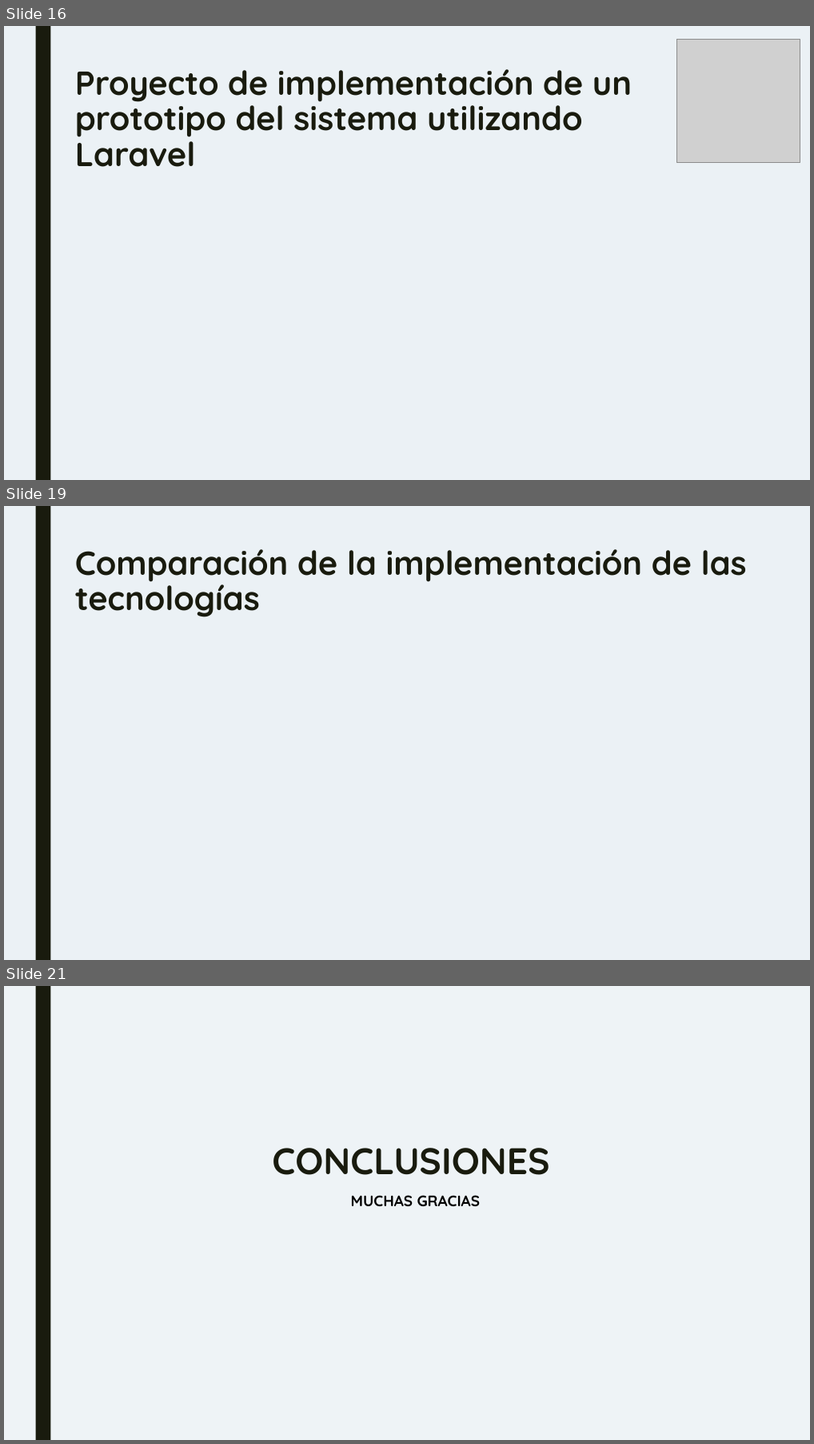
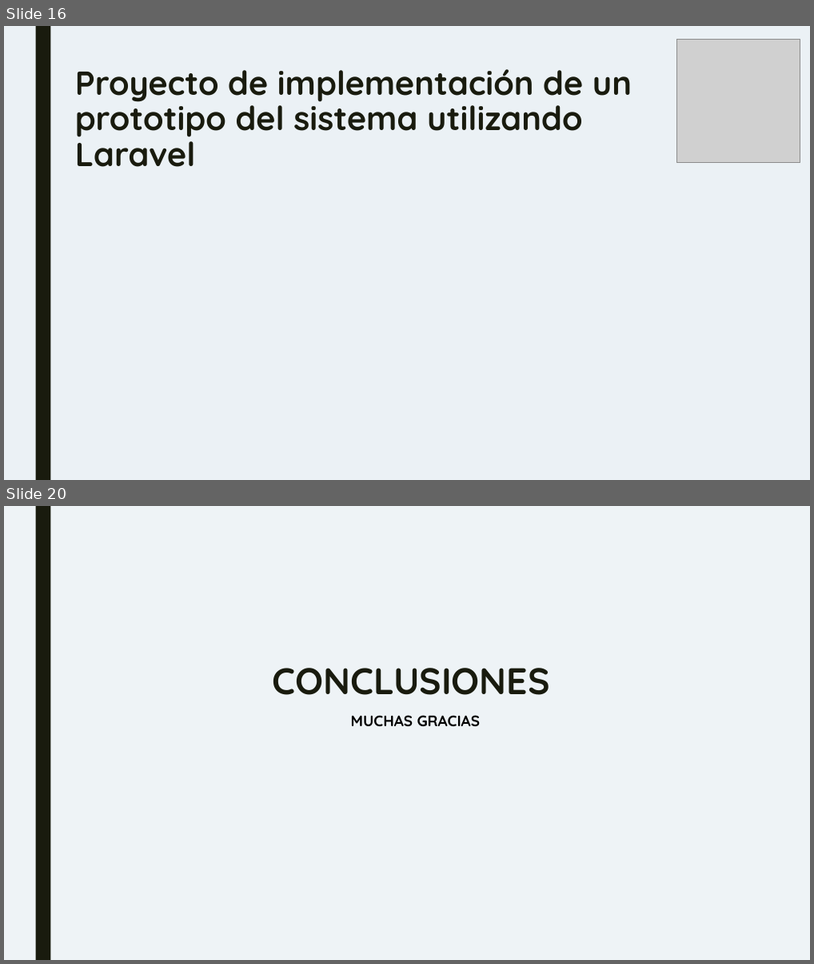
Before and after one commit to IGarrido1996/TG3_T4, a slide deck: TG3_plantilla primera parteppt.pptx. Shown one above the other, each under a label of ours: slides 16, 19 and 21 before the commit, slides 16 and 20 after it; the slides between them are not shown. The pictures are 814x1444 and 814x964 pixels, drawn with LibreOffice and Linux fonts; fonts in the diff are those of the drawing; grey boxes stand for pictures. Boxes give left, top, right and bottom in pixels: in the first picture for what was removed or moved away, otherwise in the second. Text is boxed around its words. In the diff, an @@ line names an element or a change of style, - is before the commit and + after.

```diff
--- a/TG3_plantilla primera parteppt.pptx
+++ b/TG3_plantilla primera parteppt.pptx
@@ slide 19 removed at <box>4,506,810,960</box>, background #EBF1F5; not listed: 1 template element that a slide beside it also shows @@
@@ title removed at <box>75,549,747,617</box> @@
-Comparación de la implementación de las tecnologías
@@ what was slide 21 is now slide 20 @@
```
Also in this commit, not shown: 3 slides changed, 1 other file.
